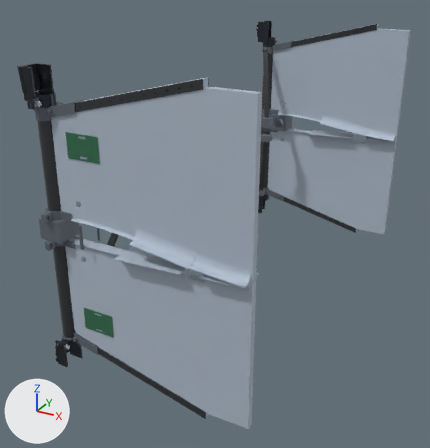
Renders of the glTF model redesign/blender/out/aircraft/glb/fins.glb from each side of a commit.
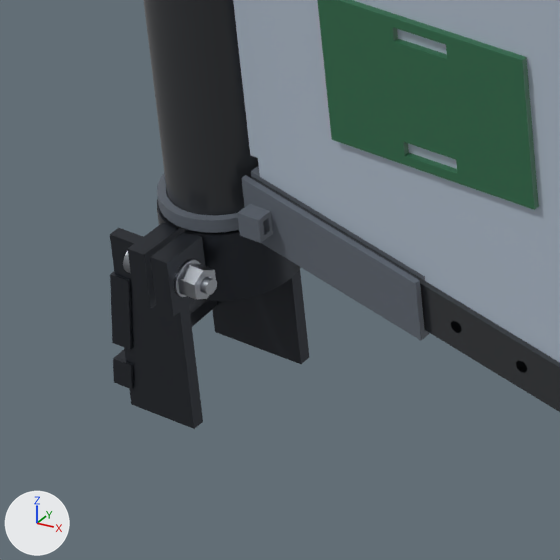
The first picture shows the older version from a 50 mm lens placed at (0.554, -0.834, 0.313), pointed at (0.129, -0.06, -0.074). The close-ups show the older and then the newer version on the part from 9% to 27% of the width and 69% to 86% of the height of that picture. Only the edits that show in the close-ups are written down. Every picture has the same lights, and +X, +Y and +Z are marked at lower left. Vertices at exactly the same position are counted once.

Names of what the first close-up shows: 'FIN-001-LL', 'FIN-002-L', 'FIN-003-LL', 'FIN-007-LL', 'FIN-008-LL', 'FIN-011-LLO', 'FIN-102-LL' and 2 more.
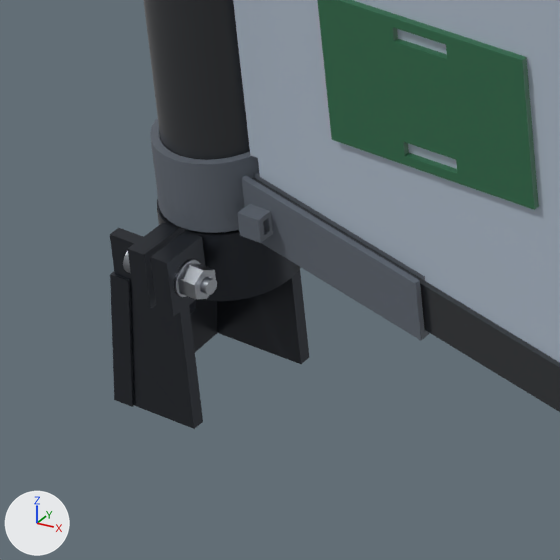
Boxes (x1, y1, x2, y2) around the edits, measured in the close-ups (560 x 560 px; the box of a moved part takes in the faces that stretch with it):
'FIN-008-LL', reshaped
    before: (157, 166, 430, 340)
    after: (150, 118, 430, 340)
part 1 of me_fin_008_ll, built on (mostly hidden before)
    before: (238, 166, 425, 281)
    after: (150, 118, 426, 331)
part 2 of me_fin_003_ll, moved or reshaped
    before: (124, 295, 260, 406)
    after: (114, 295, 260, 407)

Edits to the bpy script that builds the scene:
```text
Change me_fin_008_ll:
    used by ob_fin_008_ll; location = (0.0, 0.0, 0.0)
    remove me_fin_008_ll.from_pydata(...)  # 244 vertices, 454 faces; spans x 0.0324..0.096, y -0.3327..-0.2973, z -0.1704..-0.1475
    add me_fin_008_ll.from_pydata(...)  # 684 vertices, 1372 faces; spans x 0.0322..0.096, y -0.3327..-0.2973, z -0.1704..-0.1445
    me_fin_008_ll part 1: 1 vertex moved from x 0.0562, y -0.3248, z -0.1481 to x 0.0568, y -0.3247, z -0.1483; 20 vertices removed from x 0.0437..0.0625, y -0.3269..-0.3073, z -0.1595..-0.1481; 460 vertices added at x 0.0322..0.068, y -0.3327..-0.3072, z -0.1623..-0.1445
Change me_fin_003_ll:
    used by ob_fin_003_ll; location = (0.0, 0.0, 0.0)
    remove me_fin_003_ll.from_pydata(...)  # 1043 vertices, 1972 faces; spans x 0.0226..0.0581, y -0.3422..-0.3055, z -0.205..-0.157
    add me_fin_003_ll.from_pydata(...)  # 1257 vertices, 2542 faces; spans x 0.0219..0.0581, y -0.3422..-0.3055, z -0.205..-0.157
    me_fin_003_ll part 2: 11 vertices moved from x 0.024..0.0294, y -0.3303..-0.3128, z -0.2007..-0.1887 to x 0.024..0.0295, y -0.3315..-0.3128, z -0.2007..-0.1887; 275 vertices removed from x 0.0259..0.0498, y -0.3385..-0.306, z -0.205..-0.16; 483 vertices added at x 0.0219..0.0561, y -0.3345..-0.3055, z -0.205..-0.16
    other edits to the shape of me_fin_003_ll do not show in these pictures
```
